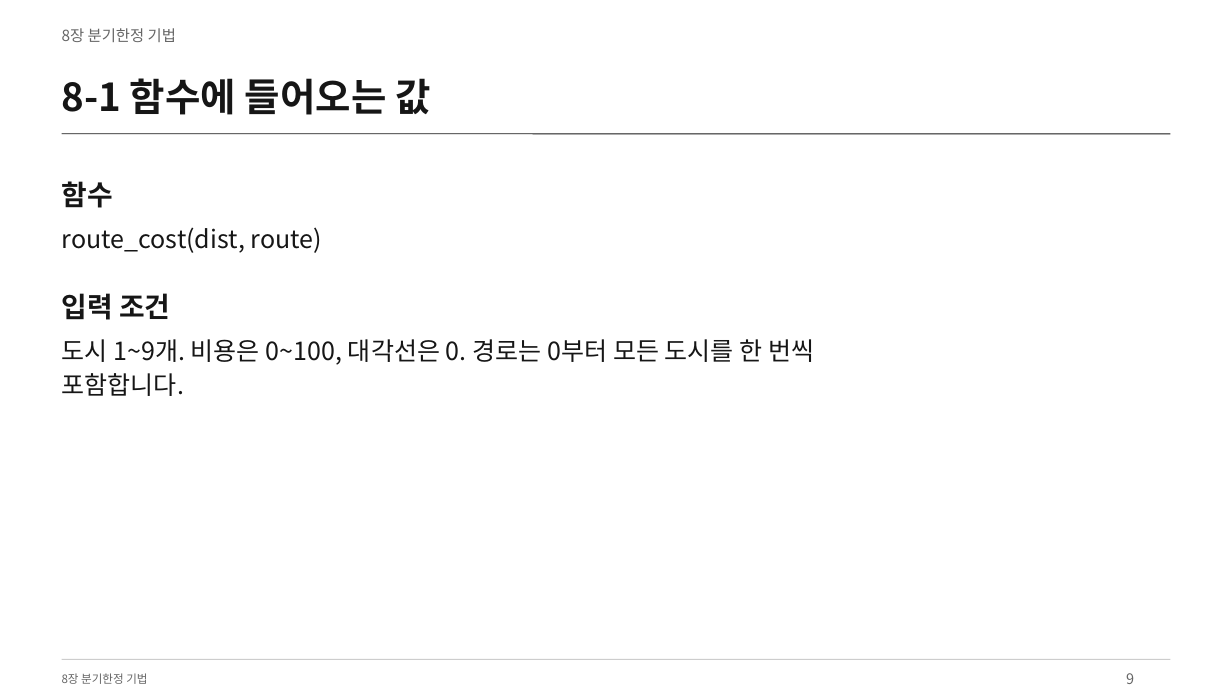
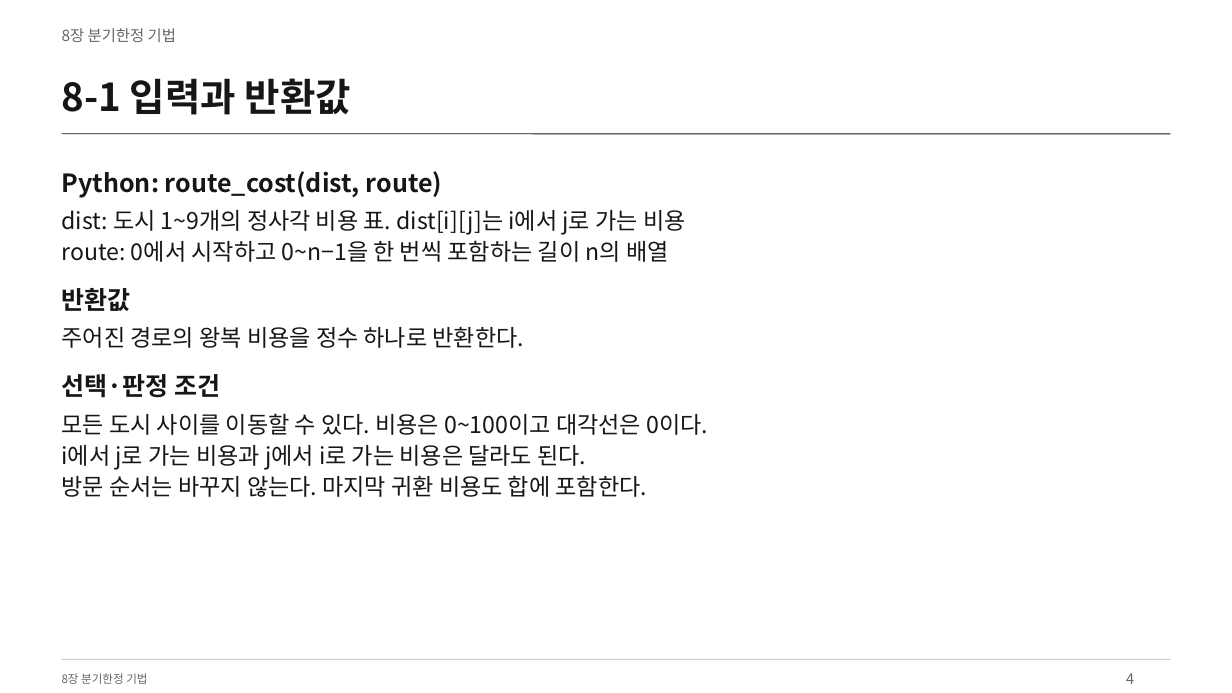
Before and after one commit to Sangdon-Park/Sangdon-Park.github.io, a slide deck: slide 4 of data/알고리즘/8장_분기한정_기법.pptx (slide 9 before the commit). Drawn at 1232x693 pixels with LibreOffice and Linux fonts; fonts in the diff are those of the drawing. Boxes give left, top, right and bottom in pixels: in the first picture for what was removed or moved away, otherwise in the second. Text is boxed around its words. In the diff, an @@ line names an element or a change of style, - is before the commit and + after.

```diff
--- a/data/알고리즘/8장_분기한정_기법.pptx
+++ b/data/알고리즘/8장_분기한정_기법.pptx
@@ text at (x1=62, y1=78, x2=351, y2=115): text changed @@
-8-1 함수에 들어오는 값
+8-1 입력과 반환값
@@ text at (x1=62, y1=171, x2=442, y2=198): text changed; bold on @@
-route_cost(dist, route)
+Python: route_cost(dist, route)
@@ text removed at (x1=62, y1=181, x2=113, y2=208) @@
-함수
@@ text added at (x1=62, y1=210, x2=686, y2=262), 18 pt, text #161616 @@
+dist: 도시 1~9개의 정사각 비용 표. dist[i][j]는 i에서 j로 가는 비용
+route: 0에서 시작하고 0~n−1을 한 번씩 포함하는 길이 n의 배열
@@ text added at (x1=62, y1=288, x2=131, y2=311), 19.5 pt, text #161616, bold @@
+반환값
@@ text added at (x1=62, y1=327, x2=524, y2=348), 18 pt, text #161616 @@
+주어진 경로의 왕복 비용을 정수 하나로 반환한다.
@@ text removed at (x1=62, y1=339, x2=814, y2=396) @@
-도시 1~9개. 비용은 0~100, 대각선은 0. 경로는 0부터 모든 도시를 한 번씩
-포함합니다.
@@ text at (x1=62, y1=374, x2=220, y2=398): text changed; size 21.8 to 19.5 pt @@
-입력 조건
+선택·판정 조건
@@ text added at (x1=62, y1=413, x2=708, y2=497), 18 pt, text #161616 @@
+모든 도시 사이를 이동할 수 있다. 비용은 0~100이고 대각선은 0이다.
+i에서 j로 가는 비용과 j에서 i로 가는 비용은 달라도 된다.
+방문 순서는 바꾸지 않는다. 마지막 귀환 비용도 합에 포함한다.
@@ text at (x1=1126, y1=673, x2=1134, y2=684): text changed @@
-9
+4
```
Also in this commit, not shown: 39 other slides changed, 9 slides added, 6 slides removed, 18 other files.
